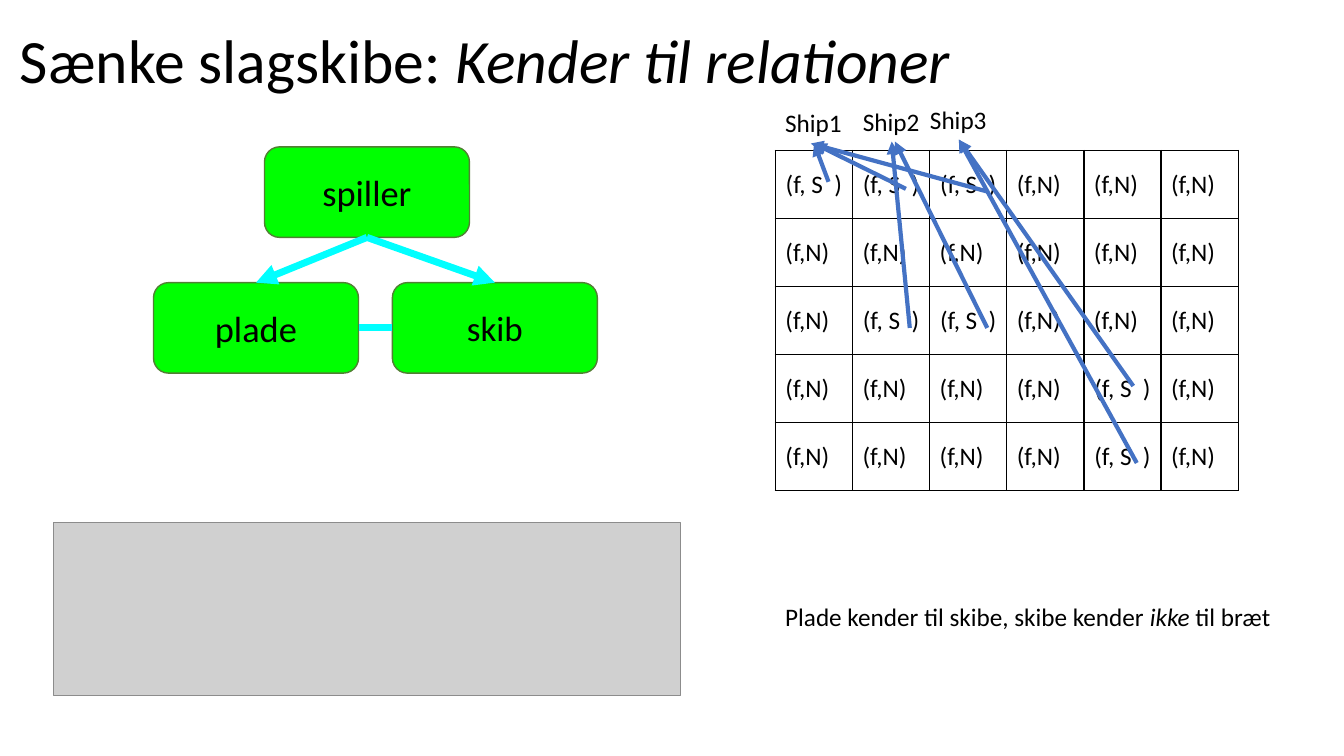
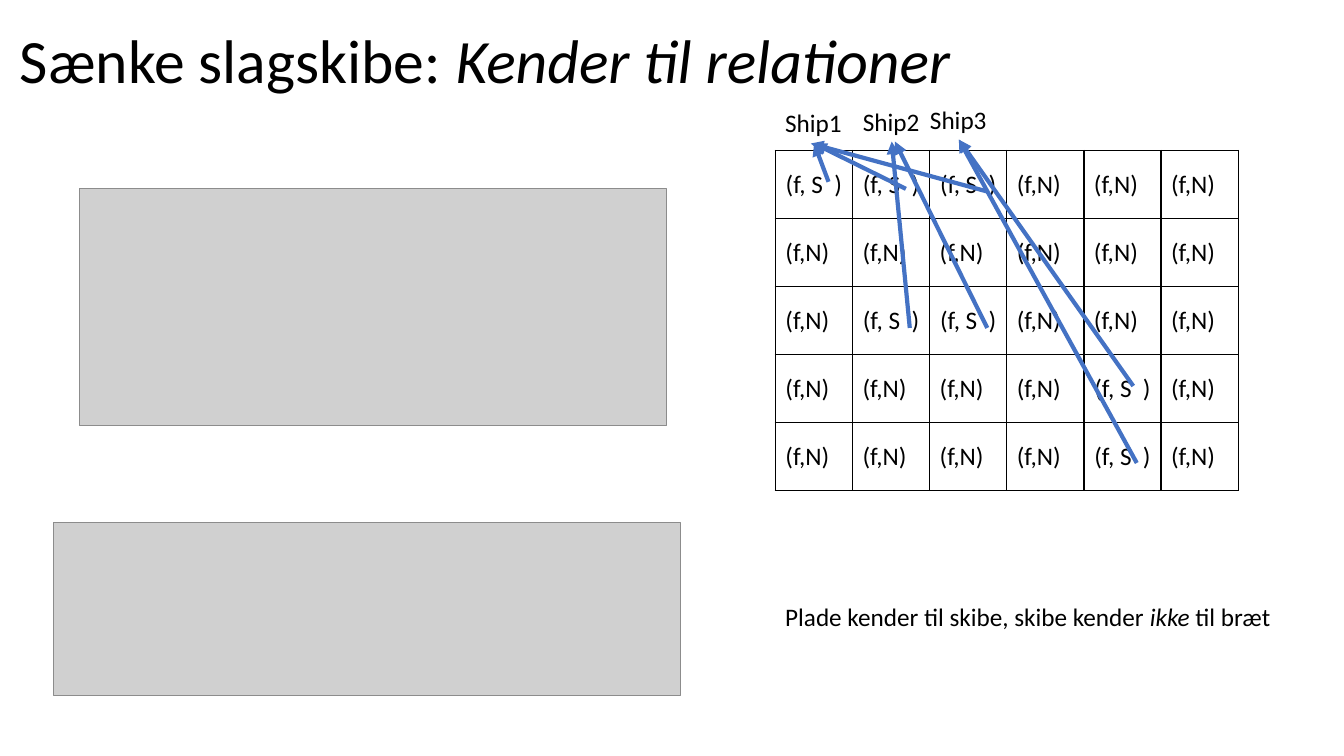
Before and after one commit to fisterloegsovs/pop22, a slide deck: slide 20 of lectures/13.1-3/lecture13.1.pptx (slide 17 before the commit). Drawn at 1344x756 pixels with LibreOffice and Linux fonts; fonts in the diff are those of the drawing; grey boxes stand for pictures. Boxes give left, top, right and bottom in pixels: in the first picture for what was removed or moved away, otherwise in the second. Text is boxed around its words. In the diff, an @@ line names an element or a change of style, - is before the commit and + after.

```diff
--- a/lectures/13.1-3/lecture13.1.pptx
+++ b/lectures/13.1-3/lecture13.1.pptx
@@ picture added at (80,189,667,425) @@
@@ group removed at (153,147,597,373): 3 rounded rectangles, 2 arrows @@
-plade
-spiller
-skib
@@ line removed from (392, 328) to (359, 328) @@
```
Also in this commit, not shown: 2 other slides changed, 4 slides added, 1 slide removed, 7 other files.
